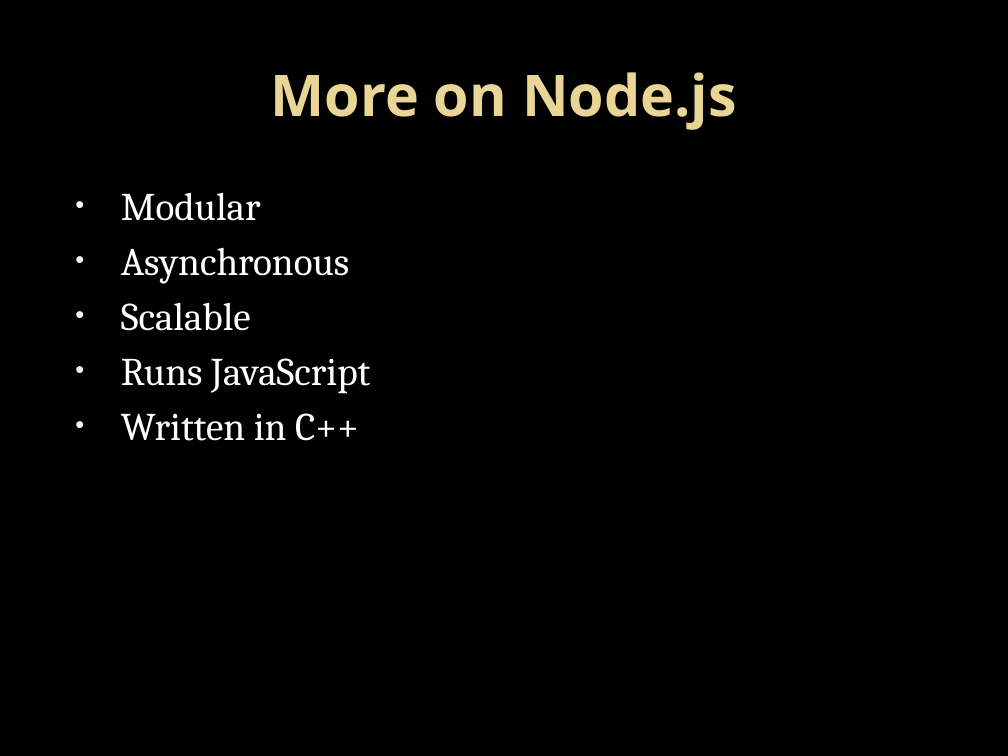
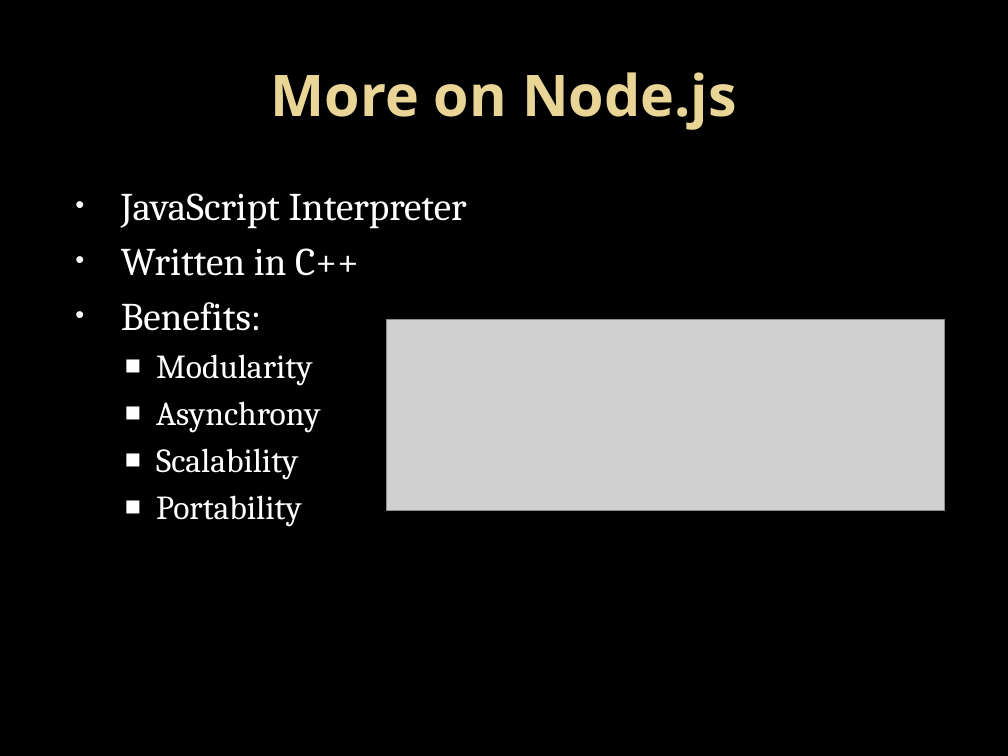
Before and after one commit to ProfBMoriarty/Knecht, a slide deck: slide 3 of Knecht.pptx. Drawn at 1008x756 pixels with LibreOffice and Linux fonts; fonts in the diff are those of the drawing; grey boxes stand for pictures; background and template pictures are left out. Boxes give left, top, right and bottom in pixels: in the first picture for what was removed or moved away, otherwise in the second. Text is boxed around its words. In the diff, an @@ line names an element or a change of style, - is before the commit and + after.

```diff
--- a/Knecht.pptx
+++ b/Knecht.pptx
@@ text at (121, 193, 467, 229): text changed @@
-• Modular
-• Asynchronous
-• Scalable
-• Runs JavaScript
+• JavaScript Interpreter
@@ text at (121, 302, 321, 527): paragraphs added @@
+• Benefits:
+  ■ Modularity
+  ■ Asynchrony
+  ■ Scalability
+  ■ Portability
@@ picture added at (386, 320, 943, 511) @@
```
Also in this commit, not shown: 9 other slides changed, 2 slides added, 8 slides removed.
